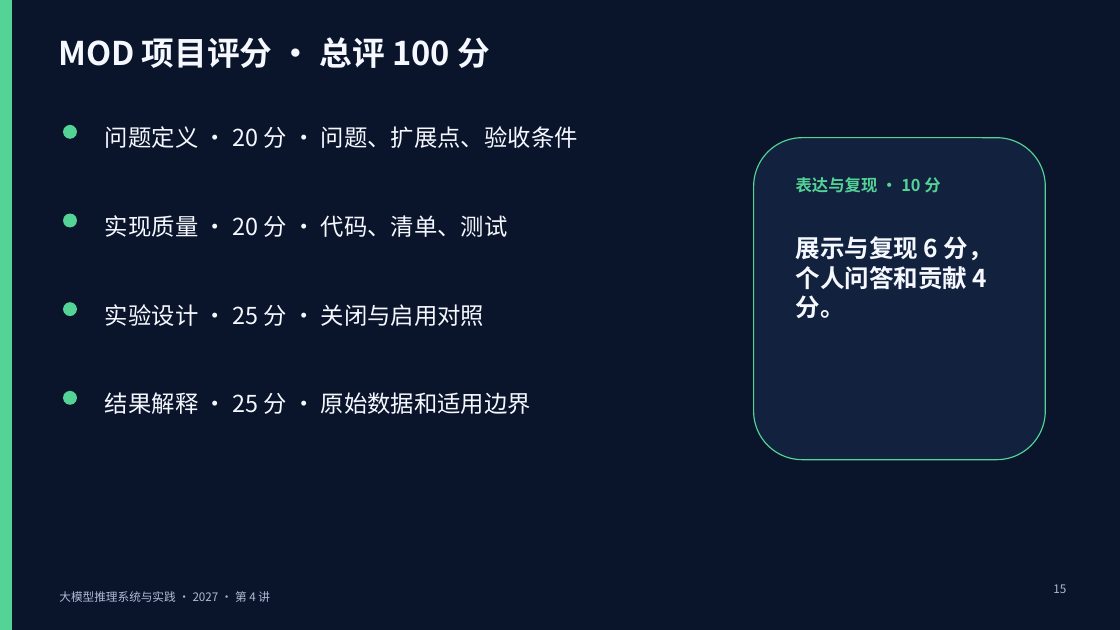
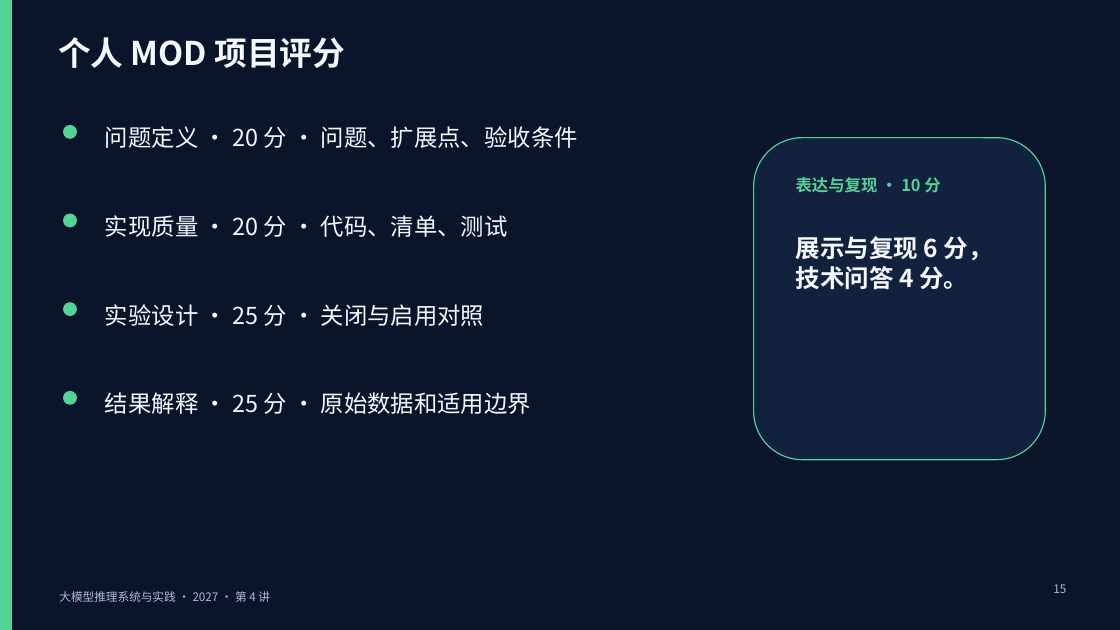
Before and after one commit to vLLM-HUST/intro-to-llm-inference-engines, a slide deck: slide 15 of build/slides/2027/lectures-8-pptx/第04讲_开源实践与课程项目.pptx. Drawn at 1120x630 pixels with LibreOffice and Linux fonts; fonts in the diff are those of the drawing. Boxes give left, top, right and bottom in pixels: in the first picture for what was removed or moved away, otherwise in the second. Text is boxed around its words. In the diff, an @@ line names an element or a change of style, - is before the commit and + after.

```diff
--- a/build/slides/2027/lectures-8-pptx/第04讲_开源实践与课程项目.pptx
+++ b/build/slides/2027/lectures-8-pptx/第04讲_开源实践与课程项目.pptx
@@ text at bbox=[58, 37, 346, 68]: text changed @@
-MOD 项目评分 · 总评 100 分
+个人 MOD 项目评分
@@ text at bbox=[796, 236, 993, 290]: text changed @@
-展示与复现 6 分，个人问答和贡献 4 分。
+展示与复现 6 分，技术问答 4 分。
```
Also in this commit, not shown: 1 other slide changed, 15 other files.
